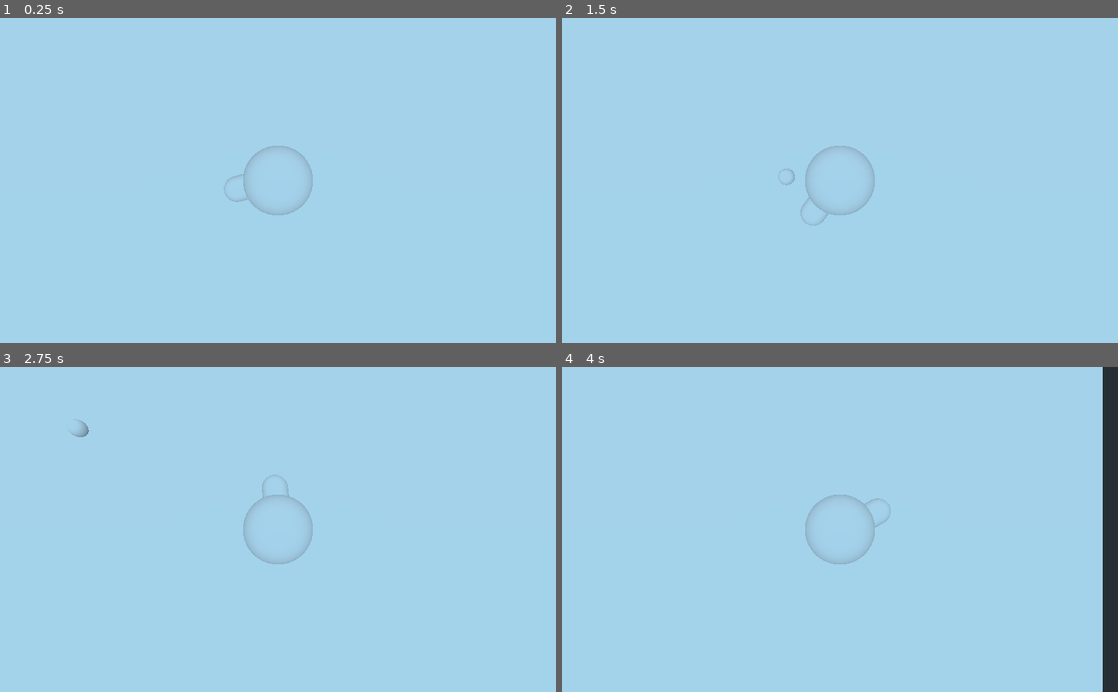
Above: before the commit, frames 1-4 (two rows, left to right).
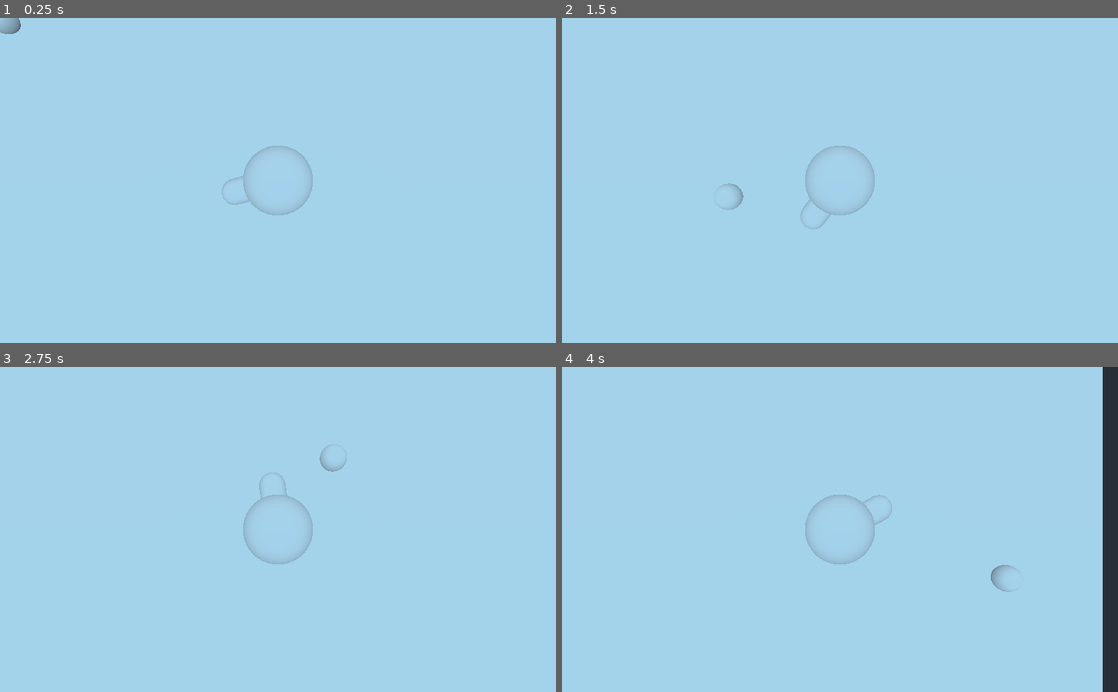
Above: after the commit, the same moments.

Repository: ash-v3/Cooler_Game
Game: Godot game, scene res://test_level.tscn
The game is run twice, just before and just after one commit, with the same random seed, the same clock (stepped at 60 frames per second) and the same inputs.
Inputs (mouse positions are in pixels of both pictures, inside the frame that each line leads up to):
- Up to frame 1 (0.25 s): no input
- Up to frame 2 (1.5 s): tap Enter at 0.5 s; move the mouse to (962, 164) at 0.52 s; hold D (right) 0.53-1.28 s; tap Space at 1.25 s; move the mouse to (728, 196) at 1.27 s; hold S (down) from 1.28 s (still down)
- Up to frame 3 (2.75 s): move the mouse to (333, 458) at 2.02 s; release S (down) at 2.03 s; hold D (right) from 2.03 s (still down)
- Up to frame 4 (4 s): move the mouse to (812, 594) at 2.77 s; release D (right) at 2.78 s; hold W (up) 2.78-3.53 s; tap Enter at 3.5 s; move the mouse to (1006, 578) at 3.52 s; hold A (left) from 3.53 s (still down)

The runs differ from the first frame. In frame 1, 0.2% of the frame differs, in the area x 0-45%, y 0-58%; in frame 2, 0.2%; in frame 3, 0.2%; in frame 4, 0.2%.

Commit message:
Getting Player Vector and Rotation Test

Diff:
--- a/player.gd
+++ b/player.gd
@@ -48,6 +48,9 @@
 	# The point the ray and plane intersect
 	var intersection = plane.intersects_ray($Camera.global_transform.origin, ray)
 
+	var test_ball = get_node("../TestBall")
+	test_ball.global_transform.origin = intersection
+
 	# Sometimes intersection is null, don't know why
 	if intersection:
 		# Get the normalized vector from the intersection point to the player
@@ -55,8 +58,6 @@
 
 		# Convert vector into 2 dimensions for easier calculation
 		mouse_vector = Vector2(mouse_vector.x, mouse_vector.z)
-
-		print(look_vector)
 
 		# The angle from the direction of the player is looking to the mouse
 		var angle = look_vector.angle_to(mouse_vector)
@@ -66,3 +67,5 @@
 
 		# Save the new look vector
 		look_vector = mouse_vector
+
+		print(angle, look_vector)
--- a/player.tscn
+++ b/player.tscn
@@ -23,13 +23,13 @@
 material/0 = null
 
 [node name="Nose" type="MeshInstance" parent="Mesh"]
-transform = Transform( -4.37114e-08, 0, 1, 1, -4.37114e-08, 4.37114e-08, 4.37114e-08, 1, 1.91069e-15, 0.269901, -0.0167677, 0.136183 )
-mesh = SubResource( 2 )
+transform = Transform( -4.37114e-08, 0, 1, 0, 1, 0, -1, 0, -4.37114e-08, 0.285, -7.09537e-09, 0.162323 )
+mesh = SubResource( 3 )
 material/0 = null
 
 [node name="CollisionShape" type="CollisionShape" parent="."]
 transform = Transform( 1, 0, 0, 0, -4.37114e-08, 1, 0, -1, -4.37114e-08, 0, 0, 0 )
-shape = SubResource( 3 )
+shape = SubResource( 2 )
 
 [node name="Camera" type="Camera" parent="."]
 transform = Transform( 1, 0, 0, 0, -4.37114e-08, 1, 0, -1, -4.37114e-08, 0, 1.92443, 0 )
--- a/test_level.tscn
+++ b/test_level.tscn
@@ -36,7 +36,6 @@
 [node name="Player" parent="." instance=ExtResource( 1 )]
 transform = Transform( 1, 0, 0, 0, 1, 0, 0, 0, 1, -0.00725198, 1.12508, 0.0119019 )
 
-[node name="MeshInstance" type="MeshInstance" parent="."]
-transform = Transform( 1, 0, 0, 0, 1, 0, 0, 0, 1, 0, 0.225084, 0 )
+[node name="TestBall" type="MeshInstance" parent="."]
 mesh = SubResource( 3 )
 material/0 = null
Not shown: 1 places in player.tscn that only renumber resources
